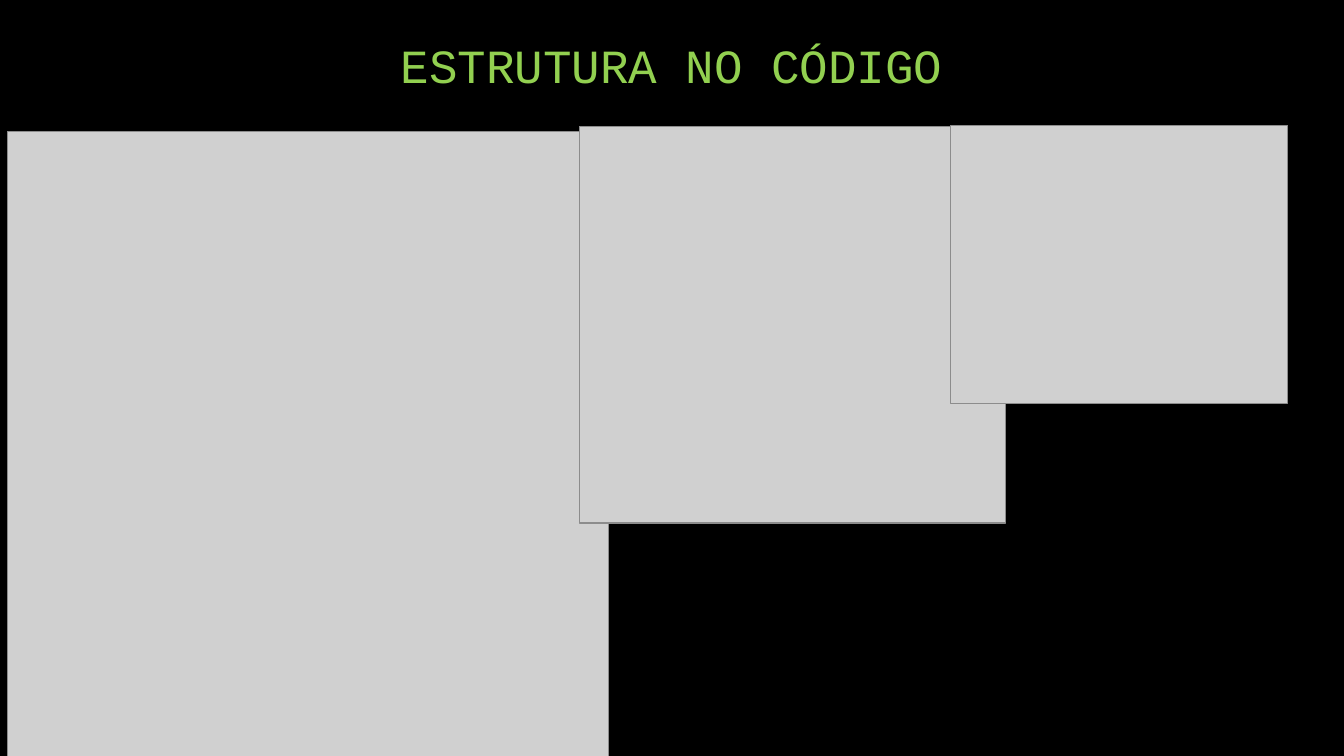
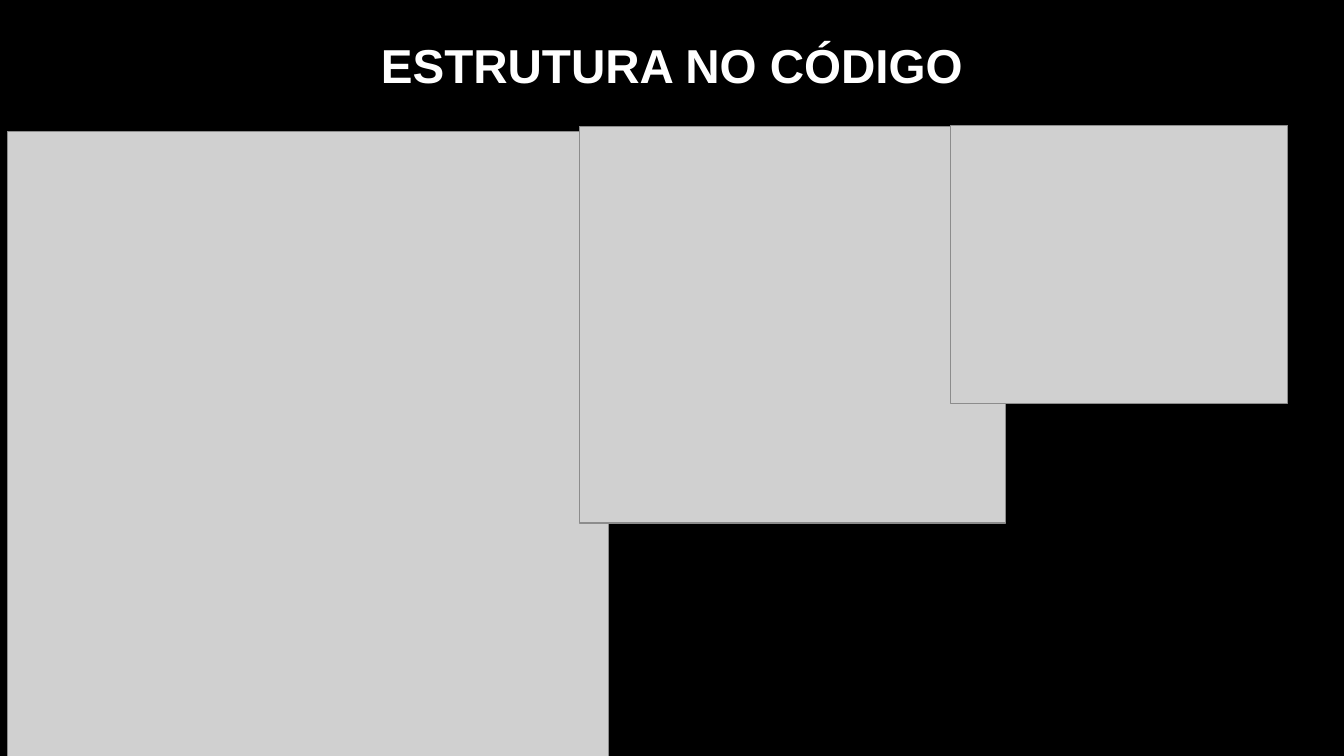
Before and after one commit to gabsoares/5by5-ApresentacaoDPCommand, a slide deck: slide 6 of DesignPatternCommand/Slide/ApresentacaoCommand.pptx. Drawn at 1344x756 pixels with LibreOffice and Linux fonts; fonts in the diff are those of the drawing; grey boxes stand for pictures. Boxes give left, top, right and bottom in pixels: in the first picture for what was removed or moved away, otherwise in the second. Text is boxed around its words. In the diff, an @@ line names an element or a change of style, - is before the commit and + after.

```diff
--- a/DesignPatternCommand/Slide/ApresentacaoCommand.pptx
+++ b/DesignPatternCommand/Slide/ApresentacaoCommand.pptx
@@ title "ESTRUTURA NO CÓDIGO" at (381, 46, 963, 84): font Courier New to Arial, text colour #92D050 to #FFFFFF, bold on @@
```
Also in this commit, not shown: 7 other slides changed.
